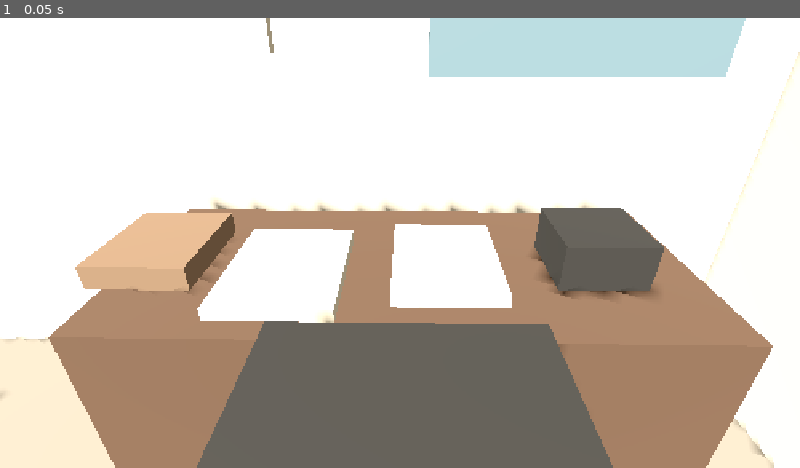
Above: before the commit, frame 1.
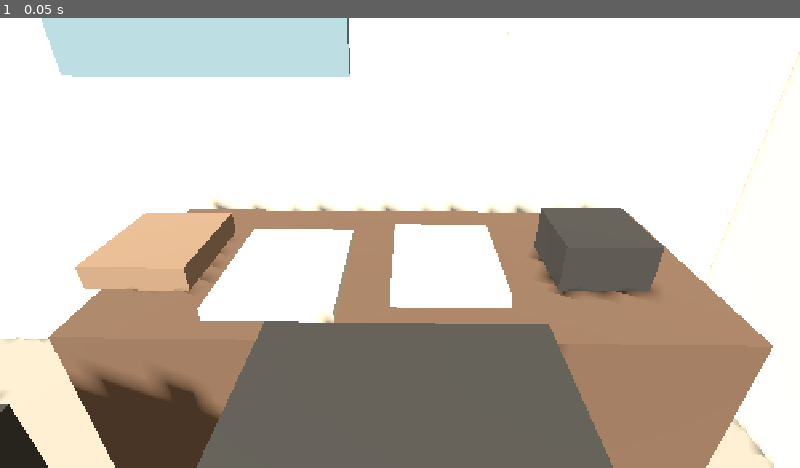
Above: after the commit, the same moment.

Repository: iracarranza/volley-world-manager
Game: Godot game, scene res://scenes/office/canonical_office_greybox.tscn
Two runs of this game, one before a commit and one after it. Both use one fixed random seed, a clock stepped at 60 frames per second and the inputs below. This scene is started directly instead of the project's main scene.
Inputs:
- Up to frame 1 (0.05 s): no input

The runs differ from the first frame. In frame 1, 13% of the frame differs, in the area x 0-94%, y 0-100%.

Commit message:
Correct office object placement to current layout

Diff:
--- a/scenes/office/canonical_office_greybox.gd
+++ b/scenes/office/canonical_office_greybox.gd
@@ -48,15 +48,13 @@
 func _build_architecture() -> void:
 	var root := Node3D.new(); root.name = "Architecture"; add_child(root)
 	_box(root, "Floor", Vector3(0, -0.05, 0), Vector3(ROOM_W, 0.1, ROOM_D), "floor")
-	# Desk/history wall is -Z. Side walls stop short of the front edge so wide
-	# cameras can read the room without a removable-wall system in the greybox.
 	_box(root, "DeskWall", Vector3(0, ROOM_H/2.0, -ROOM_D/2.0), Vector3(ROOM_W, ROOM_H, 0.08), "wall")
 	_box(root, "LeftWall", Vector3(-ROOM_W/2.0, ROOM_H/2.0, -0.25), Vector3(0.08, ROOM_H, 3.5), "wall")
 	_box(root, "RightWall", Vector3(ROOM_W/2.0, ROOM_H/2.0, -0.25), Vector3(0.08, ROOM_H, 3.5), "wall")
-	# Door on right wall toward room interior.
 	_box(root, "Door", Vector3(ROOM_W/2.0 - 0.05, 1.0, 1.05), Vector3(0.10, 2.0, 0.86), "wood")
-	# Window remains on desk wall, to desk-right.
-	_box(root, "Window", Vector3(1.62, 1.65, -ROOM_D/2.0 + 0.045), Vector3(1.0, 0.85, 0.06), "window")
+	# Current office continuity: window occupies the inner/left wall position;
+	# calendar is the wall object to desk-right.
+	_box(root, "Window", Vector3(0.35, 1.65, -ROOM_D/2.0 + 0.045), Vector3(1.0, 0.85, 0.06), "window")
 
 func _build_furniture() -> void:
 	var desk_zone := Node3D.new(); desk_zone.name = "DeskZone"; add_child(desk_zone)
@@ -73,21 +71,23 @@
 	_box(sleep, "Mattress", Vector3(-1.48, 0.55, -0.18), Vector3(1.15, 0.20, 1.95), "bed")
 	_box(sleep, "Pillow", Vector3(-1.48, 0.71, -0.82), Vector3(0.70, 0.13, 0.35), "paper")
 
+	# Archive is physically stored beneath the desk, not a separate room corner.
 	var storage := Node3D.new(); storage.name = "StorageZone"; add_child(storage)
-	_box(storage, "Archive", Vector3(-1.88, 0.35, 1.25), Vector3(0.72, 0.70, 0.62), "archive")
+	_box(storage, "Archive", Vector3(1.62, 0.23, -1.48), Vector3(0.48, 0.44, 0.50), "archive")
 
 	var seating := Node3D.new(); seating.name = "FlexibleSeating"; add_child(seating)
-	_box(seating, "GuestChairRest", Vector3(0.15, 0.44, 1.15), Vector3(0.50, 0.88, 0.50), "dark")
-	var interview := Marker3D.new(); interview.name = "GuestChairInterviewAnchor"; interview.position = Vector3(0.30, 0, -0.45); seating.add_child(interview)
+	# Guest chair belongs within arm's-reach of the desk. It can be pulled only a
+	# short distance into the open side of the desk for an informal interview.
+	_box(seating, "GuestChairRest", Vector3(0.18, 0.44, -0.58), Vector3(0.50, 0.88, 0.50), "dark")
+	var interview := Marker3D.new(); interview.name = "GuestChairInterviewAnchor"; interview.position = Vector3(0.28, 0, -0.38); seating.add_child(interview)
 
 func _build_wall_state() -> void:
 	var wall := Node3D.new(); wall.name = "WallZone"; add_child(wall)
-	_box(wall, "Calendar", Vector3(0.35, 1.62, -1.945), Vector3(0.48, 0.64, 0.055), "paper")
+	_box(wall, "Calendar", Vector3(1.62, 1.62, -1.945), Vector3(0.48, 0.64, 0.055), "paper")
 	var frames := Node3D.new(); frames.name = "HistoryFrameAnchors"; wall.add_child(frames)
-	# Deliberately sparse new-career sample: anchors demonstrate future capacity.
 	for i in 4:
-		var x := -0.55 + float(i) * 0.43
-		_box(frames, "HistoryAnchor%02d" % (i + 1), Vector3(x, 2.12, -1.945), Vector3(0.30, 0.28, 0.055), "history")
+		var x := -0.75 + float(i) * 0.40
+		_box(frames, "HistoryAnchor%02d" % (i + 1), Vector3(x, 2.12, -1.945), Vector3(0.28, 0.26, 0.055), "history")
 
 func _camera(parent: Node3D, name_: String, pos: Vector3, target: Vector3, fov := 55.0) -> Camera3D:
 	var c := Camera3D.new()
@@ -104,7 +104,7 @@
 	_camera(cams, "TransitionMid", Vector3(0.75, 3.75, 2.0), Vector3(0.75, 0.65, -1.0), 48.0)
 	var desk := _camera(cams, "Desk", Vector3(1.05, 1.42, -0.38), Vector3(1.03, 0.82, -1.48), 56.0)
 	desk.current = true
-	_camera(cams, "Calendar", Vector3(0.60, 1.55, -0.58), Vector3(0.35, 1.62, -1.94), 48.0)
+	_camera(cams, "Calendar", Vector3(1.30, 1.55, -0.58), Vector3(1.62, 1.62, -1.94), 48.0)
 	_camera(cams, "Door", Vector3(0.55, 1.55, -0.25), Vector3(2.35, 1.0, 1.05), 52.0)
-	_camera(cams, "Interview", Vector3(1.60, 1.55, 0.72), Vector3(0.28, 1.05, -0.42), 48.0)
+	_camera(cams, "Interview", Vector3(1.55, 1.48, 0.42), Vector3(0.25, 1.0, -0.42), 48.0)
 	_camera(cams, "OfficeWide", Vector3(0.0, 4.6, 4.7), Vector3(0.0, 0.55, -0.15), 50.0)
